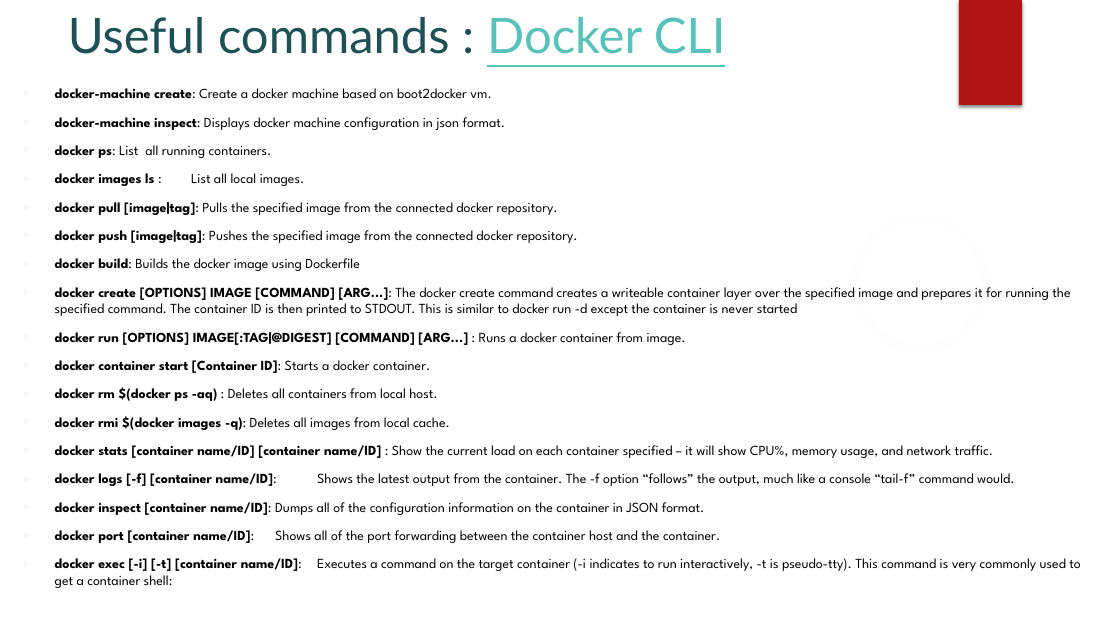
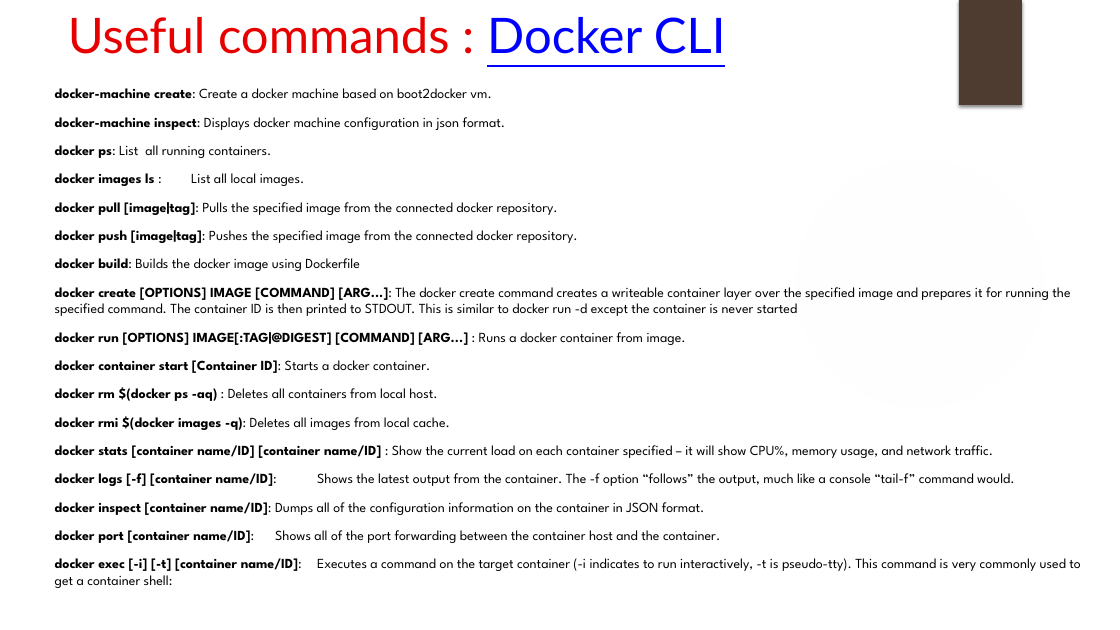
Before and after one commit to CodeItOnGit/presentations, a slide deck: slide 19 of DockerSeries/Part1-Fundamentals/Docker Fundamentals.pptx (slide 15 before the commit). Drawn at 1120x630 pixels with LibreOffice and Linux fonts; fonts in the diff are those of the drawing; background and template pictures are left out. Boxes give left, top, right and bottom in pixels: in the first picture for what was removed or moved away, otherwise in the second. Text is boxed around its words. In the diff, an @@ line names an element or a change of style, - is before the commit and + after.

Commit message:
Completed deck for Docker Fundamentals

```diff
--- a/DockerSeries/Part1-Fundamentals/Docker Fundamentals.pptx
+++ b/DockerSeries/Part1-Fundamentals/Docker Fundamentals.pptx
@@ title "Useful commands : Docker CLI" at [68, 17, 726, 54]: text colour #1E5155 to #E60000 in "Useful commands :"; text colour #58C1BA to #0000FF in "Docker CLI" @@
@@ rectangle at [959, 0, 1022, 105]: fill #B01513 to #4D3C2F @@
@@ text "docker-machine create: Create a docker ..." at [55, 88, 1080, 571]: bullet colour #F7F7F7 to #FFFFFF @@
```
Also in this commit, not shown: 14 other slides changed, 6 slides added, 2 slides removed.
